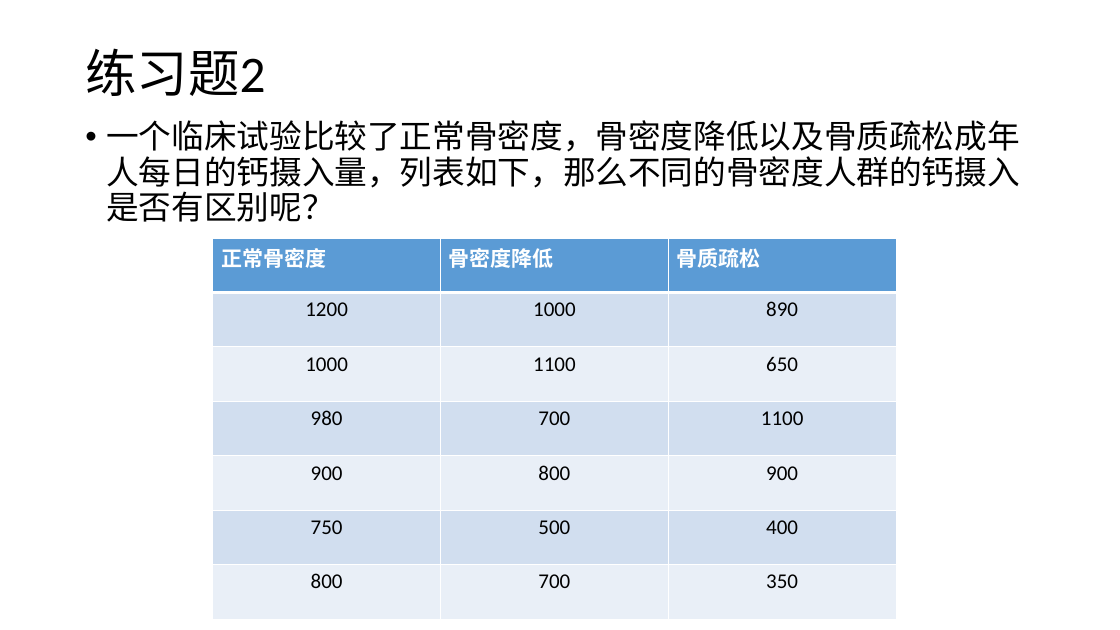
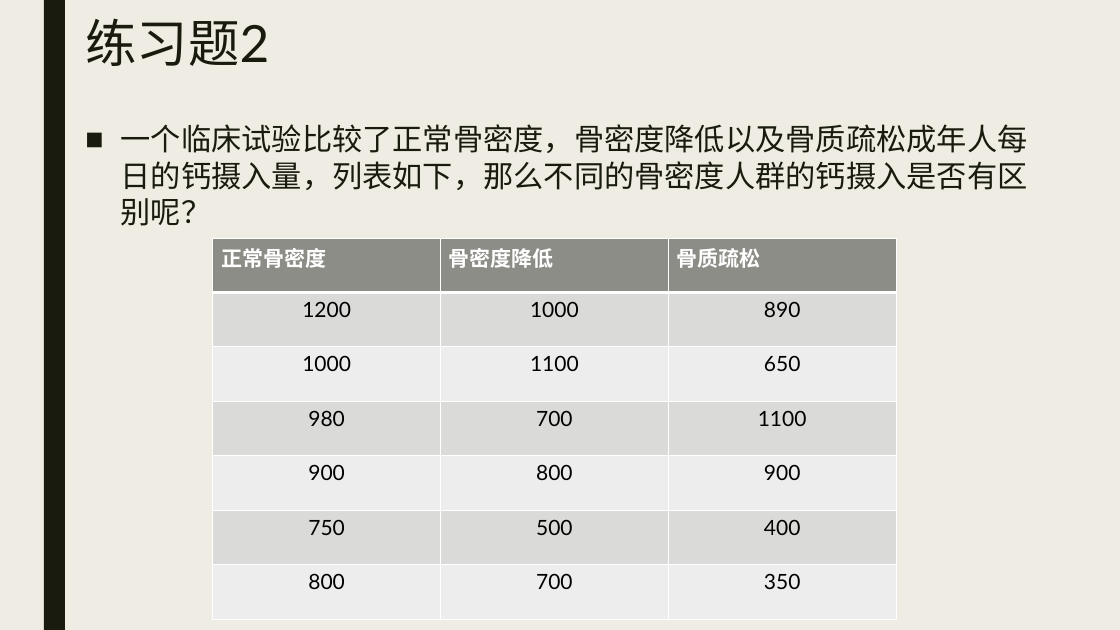
Before and after one commit to beneon/medstat, a slide deck: slide 22 of lect-5/anova.pptx. Drawn at 1120x630 pixels with LibreOffice and Linux fonts; fonts in the diff are those of the drawing. Boxes give left, top, right and bottom in pixels: in the first picture for what was removed or moved away, otherwise in the second. Text is boxed around its words. In the diff, an @@ line names an element or a change of style, - is before the commit and + after.

```diff
--- a/lect-5/anova.pptx
+++ b/lect-5/anova.pptx
@@ background #FFFFFF to #EFEDE3 @@
@@ rectangle added at [44, 0, 65, 630], fill #191B0E @@
@@ title "练习题2" at [85, 18, 269, 66]: font Calibri to Lato, text colour #000000 to #191B0E; line spacing 0.9 to 0.89; vertical alignment middle to top @@
@@ text "一个临床试验比较了正常骨密度，骨密度降低以及骨质疏松成年人每日的钙摄入量，列表如下，那么不同的骨密度人群的钙摄入是否有区 ..." at [121, 124, 1028, 226]: size 28 to 25.9 pt, font Calibri to Lato, text colour #000000 to #191B0E; bullet • to ■; line spacing 0.9 to 1; more space between paragraphs @@
@@ table at [213, 238, 896, 619] @@
@@ fill #5B9BD5 to #8C8D86 in row 1 @@
@@ fill #D2DEEF to #DADBD9 in 9 cells @@
@@ fill #EAEFF7 to #EEEEED in 9 cells @@
@@ font Calibri to Lato @@
```
Also in this commit, not shown: 34 other slides changed, 5 slides added, 1 slide removed, 3 other files.
